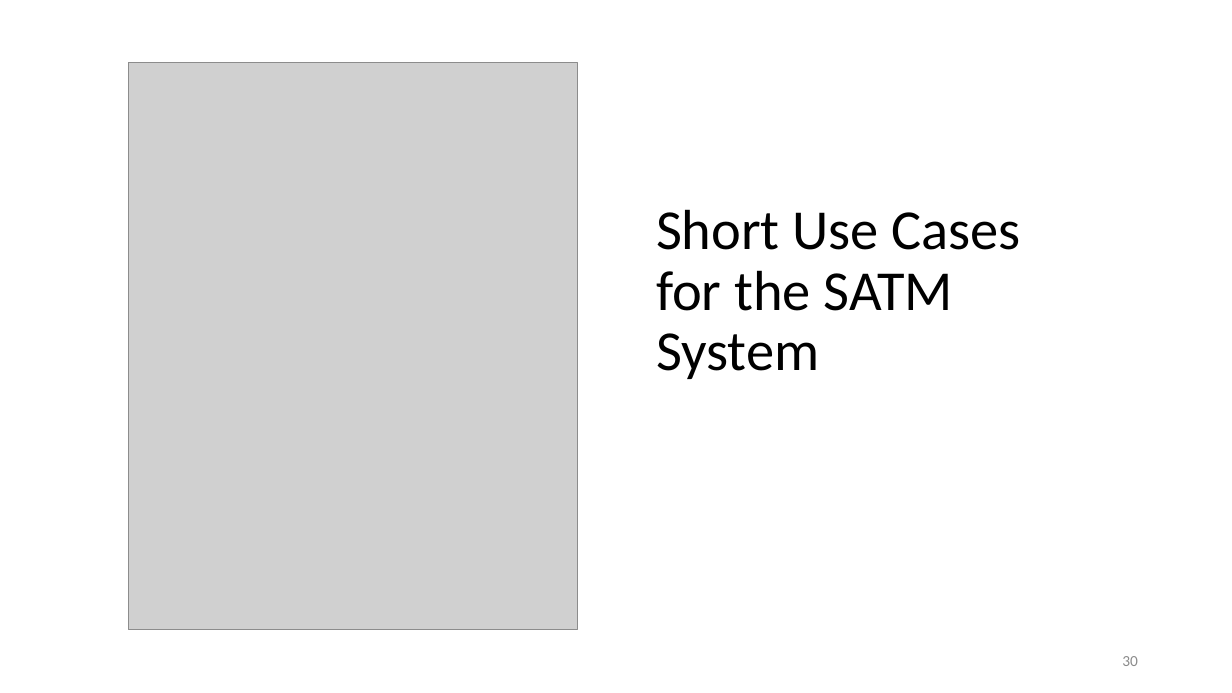
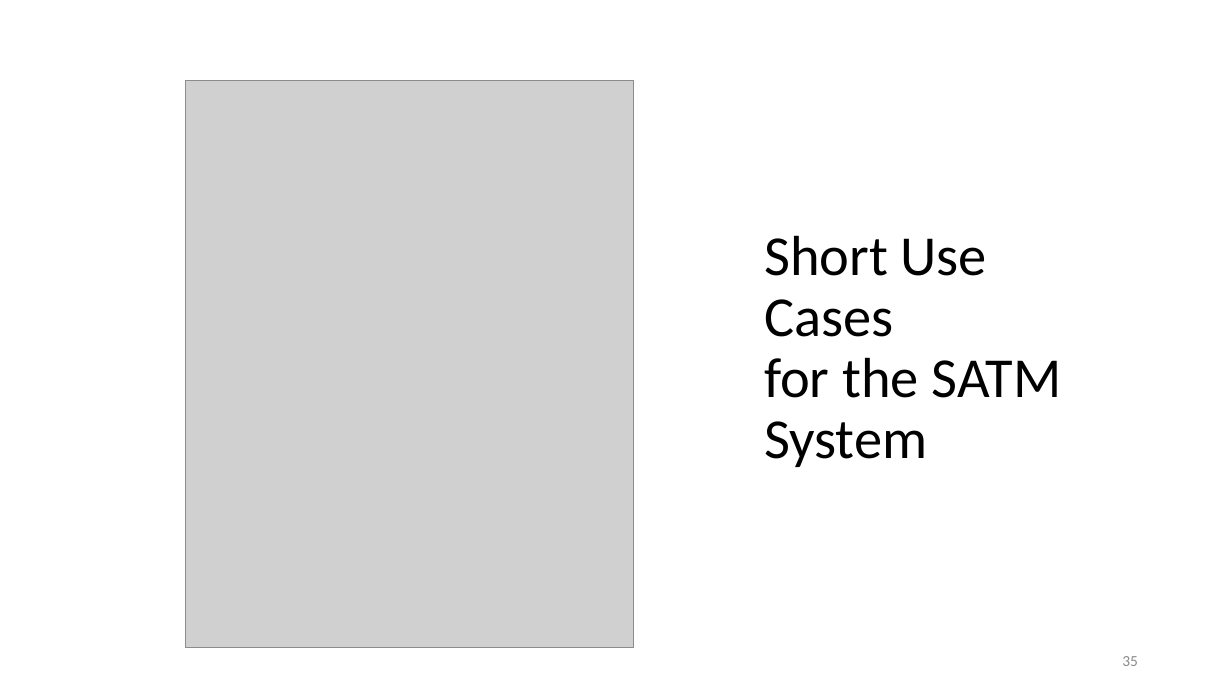
Before and after one commit to malenezi/malenezi, a slide deck: slide 35 of new_SE401/Lectures/8-Integration, System and Regression Testing/System Testing.pptx (slide 30 before the commit). Drawn at 1232x693 pixels with LibreOffice and Linux fonts; fonts in the diff are those of the drawing; grey boxes stand for pictures. Boxes give left, top, right and bottom in pixels: in the first picture for what was removed or moved away, otherwise in the second. Text is boxed around its words. In the diff, an @@ line names an element or a change of style, - is before the commit and + after.

```diff
--- a/new_SE401/Lectures/8-Integration, System and Regression Testing/System Testing.pptx
+++ b/new_SE401/Lectures/8-Integration, System and Regression Testing/System Testing.pptx
@@ picture: place and size @@
-picture at <box>128,63,577,630</box>
+picture at <box>185,80,633,648</box>
@@ title "Short Use Cases for the ..." rewrapped from <box>656,209,1021,379</box> to <box>764,235,1062,467</box> @@
@@ page number at <box>1122,656,1138,666</box>: text changed @@
-30
+35
```
Also in this commit, not shown: 15 other slides changed, 6 slides added, 2 slides removed, 1 other file.
